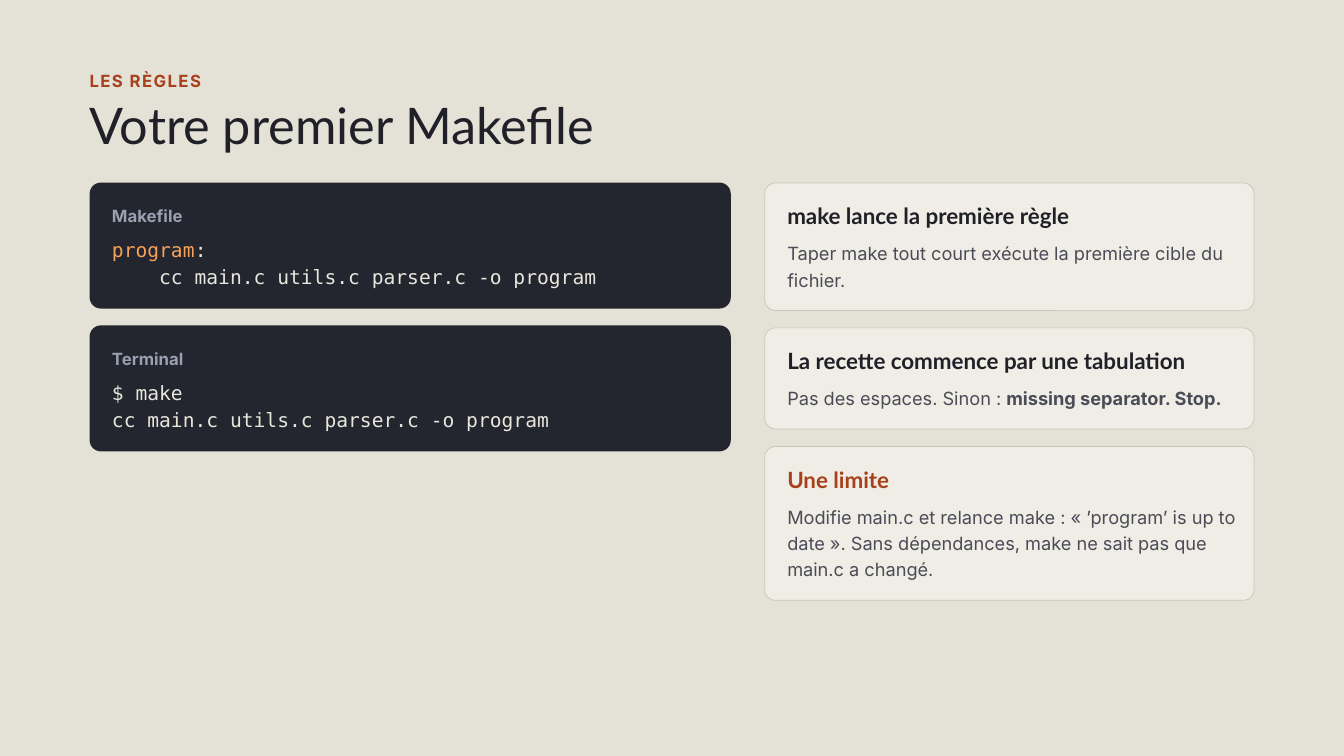
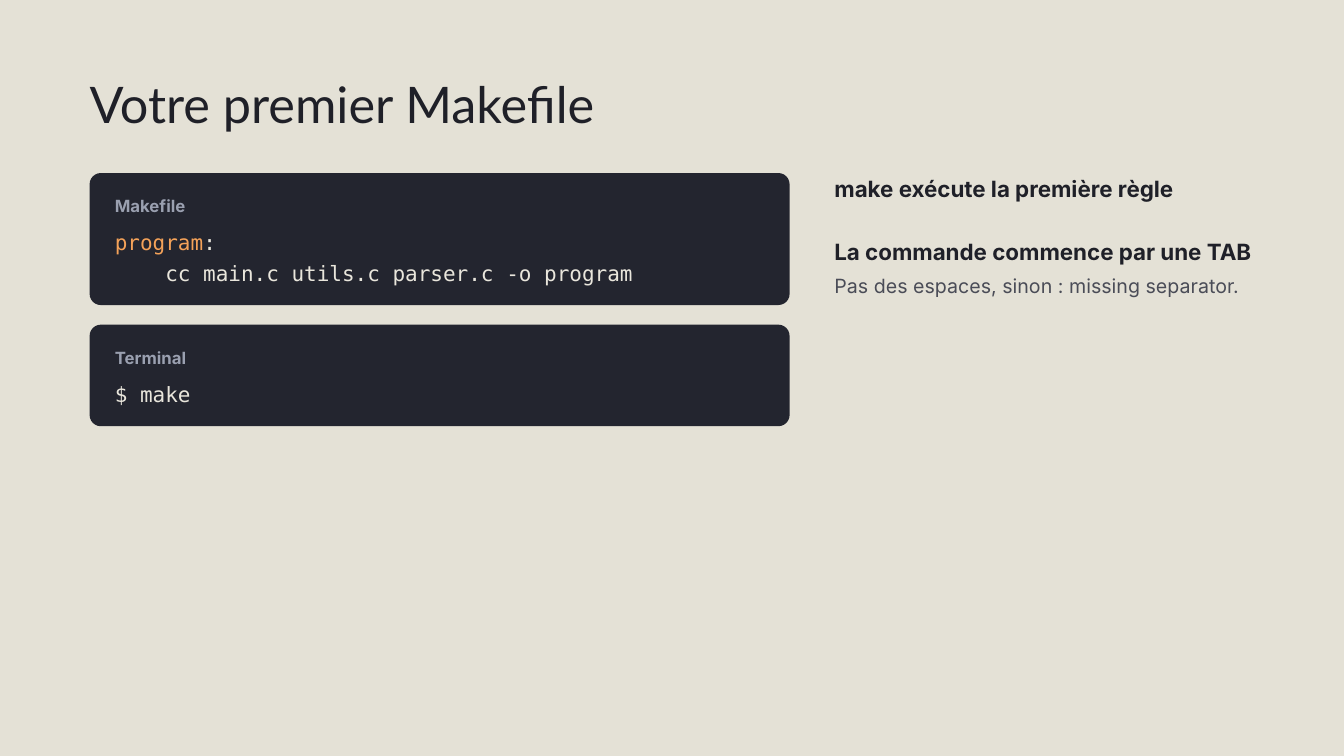
Before and after one commit to Blaeste/42-know, a slide deck: slide 3 of Makefile.pptx. Drawn at 1344x756 pixels with LibreOffice and Linux fonts; fonts in the diff are those of the drawing. Boxes give left, top, right and bottom in pixels: in the first picture for what was removed or moved away, otherwise in the second. Text is boxed around its words. In the diff, an @@ line names an element or a change of style, - is before the commit and + after.

```diff
--- a/Makefile.pptx
+++ b/Makefile.pptx
@@ title "Votre premier Makefile": place and size @@
-title "Votre premier Makefile" at [90,107,594,153]
+title "Votre premier Makefile" at [90,86,594,132]
@@ text removed at [90,73,201,87] @@
-LES RÈGLES
@@ rounded rectangle: place and size @@
-rounded rectangle at [90,182,731,309]
+rounded rectangle at [90,173,789,306]
@@ rounded rectangle at [90,173,789,306]: proportions changed @@
@@ text "Makefile": place and size @@
-text "Makefile" at [112,209,183,222]
+text "Makefile" at [115,199,186,212]
@@ rounded rectangle removed at [765,182,1254,310] @@
@@ text at [834,180,1173,202]: text changed; font Lato to Inter @@
-make lance la première règle
+make exécute la première règle
@@ text "program:": place and size @@
-text "program:" at [112,246,596,288]
+text "program:" at [115,238,632,286]
@@ text "program:" at [115,238,632,286]: size 14 to 15 pt; line spacing 19.6pt to 21.8pt @@
@@ text removed at [787,246,1223,287] @@
-Taper make tout court exécute la première cible du fichier.
@@ text at [834,243,1251,265]: text changed; font Lato to Inter @@
-La recette commence par une tabulation
+La commande commence par une TAB
@@ text at [834,278,1239,297]: text changed; size 13 to 14 pt; bold off @@
-Pas des espaces. Sinon : missing separator. Stop.
+Pas des espaces, sinon : missing separator.
@@ rounded rectangle at [90,325,789,426]: proportions changed @@
@@ rounded rectangle: place and size @@
-rounded rectangle at [90,326,731,452]
+rounded rectangle at [90,325,789,426]
@@ rounded rectangle removed at [765,328,1254,429] @@
@@ text removed at [112,385,549,431] @@
-$ make
-cc main.c utils.c parser.c -o program
@@ text added at [140,386,191,403], 15 pt, text #E9E6DC @@
+$ make
@@ rounded rectangle removed at [765,447,1254,601] @@
@@ text removed at [787,471,889,488] @@
-Une limite
@@ text removed at [787,510,1236,580] @@
-Modifie main.c et relance make : « ’program’ is up to date ». Sans dépendances, make ne sait pas que main.c a changé.
```
Also in this commit, not shown: 10 other slides changed, 10 slides added, 12 slides removed, 3 other files.
